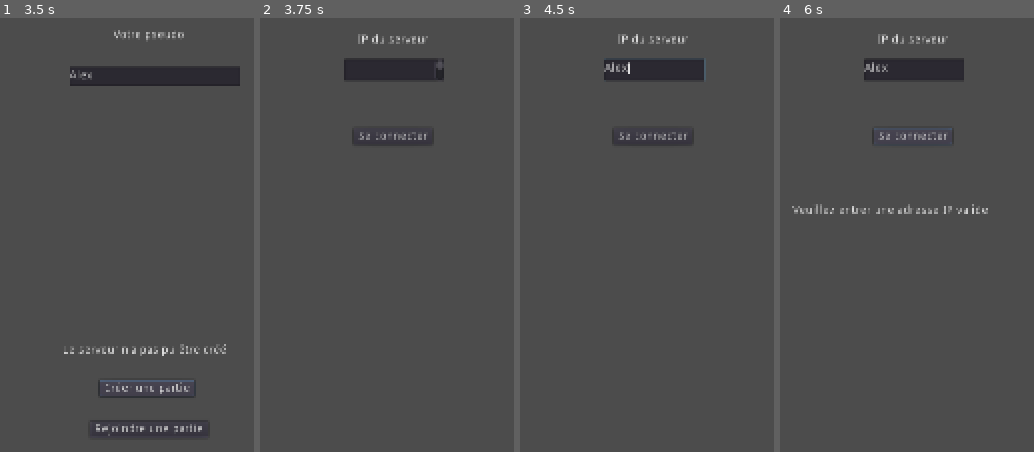
Above: before the commit, frames 1-4 (left to right).
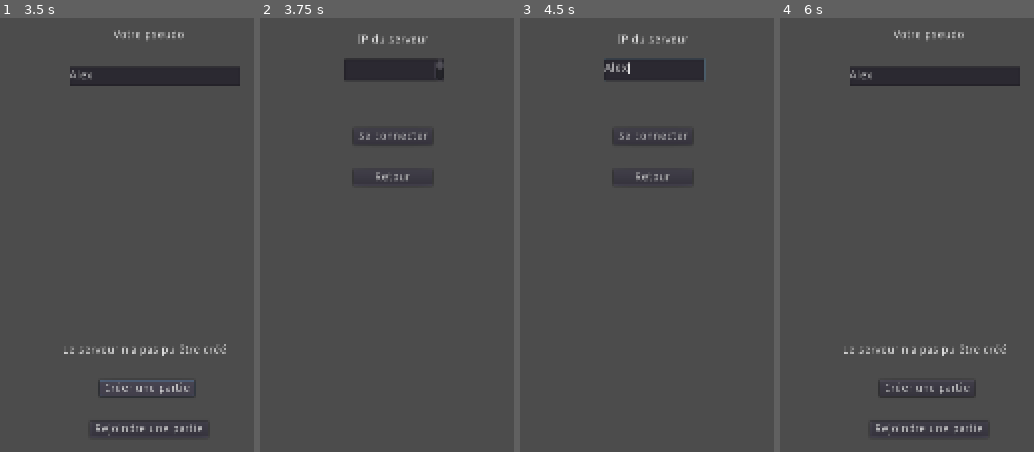
Above: after the commit, the same moments.

Repository: feco/The-instigator
Game: Godot game, scene res://Menus/Accueil.tscn
The game is run twice, just before and just after one commit, with the same random seed, the same clock (stepped at 60 frames per second) and the same inputs.
Inputs (mouse positions are in pixels of both pictures, inside the frame that each line leads up to):
- Up to frame 1 (3.5 s): click (154, 74) at 0.52 s; type "Alex" at 0.6 s; click "Créer une partie" at 1.25 s; click "Créer une partie" at 2 s; click "Créer une partie" at 2.75 s
- Up to frame 2 (3.75 s): click "Rejoindre une partie" at 3.5 s
- Up to frame 3 (4.5 s): click (654, 70) at 4.27 s; type "Alex" at 4.35 s
- Up to frame 4 (6 s): click (912, 178) at 5 s, where only the run after the commit has a clickable "Retour"; click (912, 135) at 5.75 s, where only the run before the commit has a clickable "Se connecter"

Frame 1 is identical in both runs. In frame 2, less than 0.1% of the frame differs, in the area x 45-60%, y 35-38%; in frame 3, less than 0.1%; in frame 4, 4.9%, in the area x 4-95%, y 2-97%.

Commit message:
Ajout d'un bouton retour mdr je suis un développeur

Diff:
--- a/Menus/Accueil.gd
+++ b/Menus/Accueil.gd
@@ -6,6 +6,11 @@
 func _on_RejoindreBouton_pressed():
 	$Accueil.hide()
 	$IPServeur.show()
+
+
+func _on_RetourBouton_pressed():
+	$IPServeur.hide()
+	$Accueil.show()
 
 
 # Quand l'IP a été rentrée, si elle semble valide le joueur peut tenter de se connecter à l'hote
--- a/Menus/Accueil.tscn
+++ b/Menus/Accueil.tscn
@@ -66,6 +66,13 @@
 margin_bottom = 219.812
 text = "Se connecter"
 
+[node name="RetourBouton" type="Button" parent="IPServeur"]
+margin_left = 886.118
+margin_top = 248.908
+margin_right = 981.118
+margin_bottom = 268.908
+text = "Retour"
+
 [node name="ErreurLabel" type="Label" parent="IPServeur"]
 margin_left = 788.634
 margin_top = 292.495
@@ -75,3 +82,4 @@
 [connection signal="pressed" from="Accueil/RejoindreBouton" to="." method="_on_RejoindreBouton_pressed"]
 [connection signal="focus_exited" from="Accueil/PseudoTextEdit" to="." method="_on_PseudoTextEdit_focus_exited"]
 [connection signal="pressed" from="IPServeur/ConnecterBouton" to="." method="_on_ConnecterBouton_pressed"]
+[connection signal="pressed" from="IPServeur/RetourBouton" to="." method="_on_RetourBouton_pressed"]
